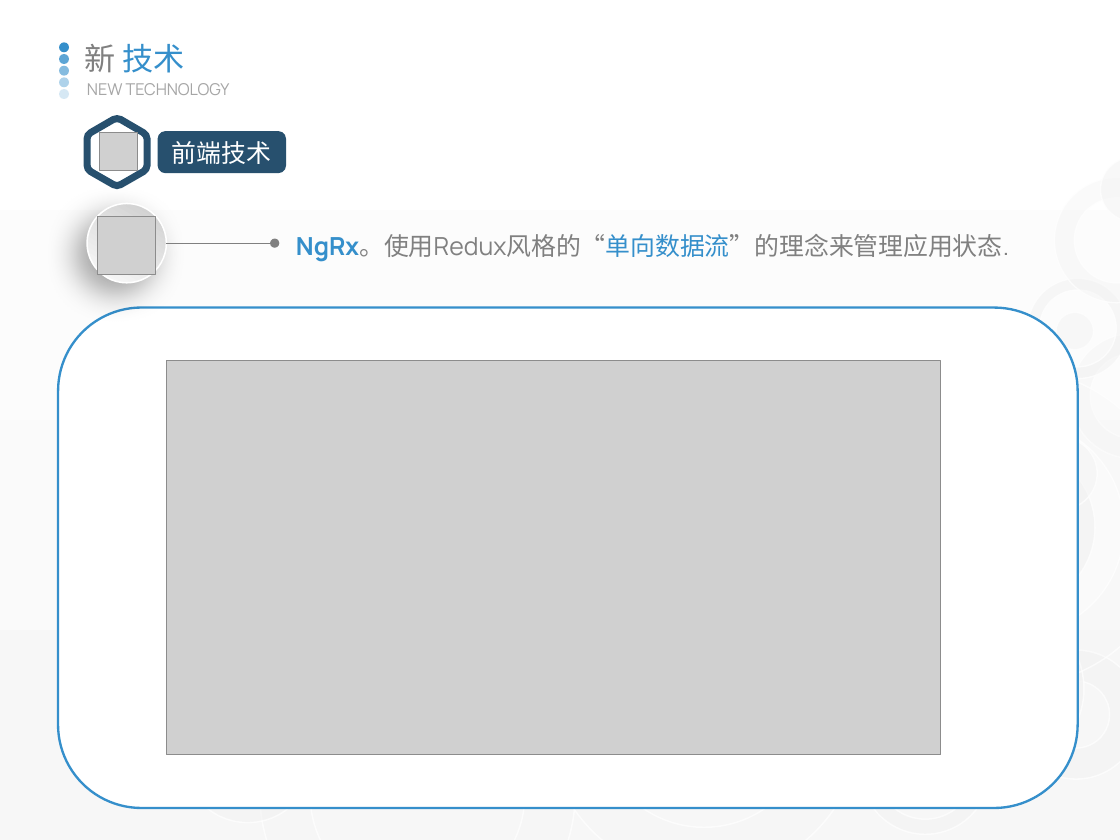
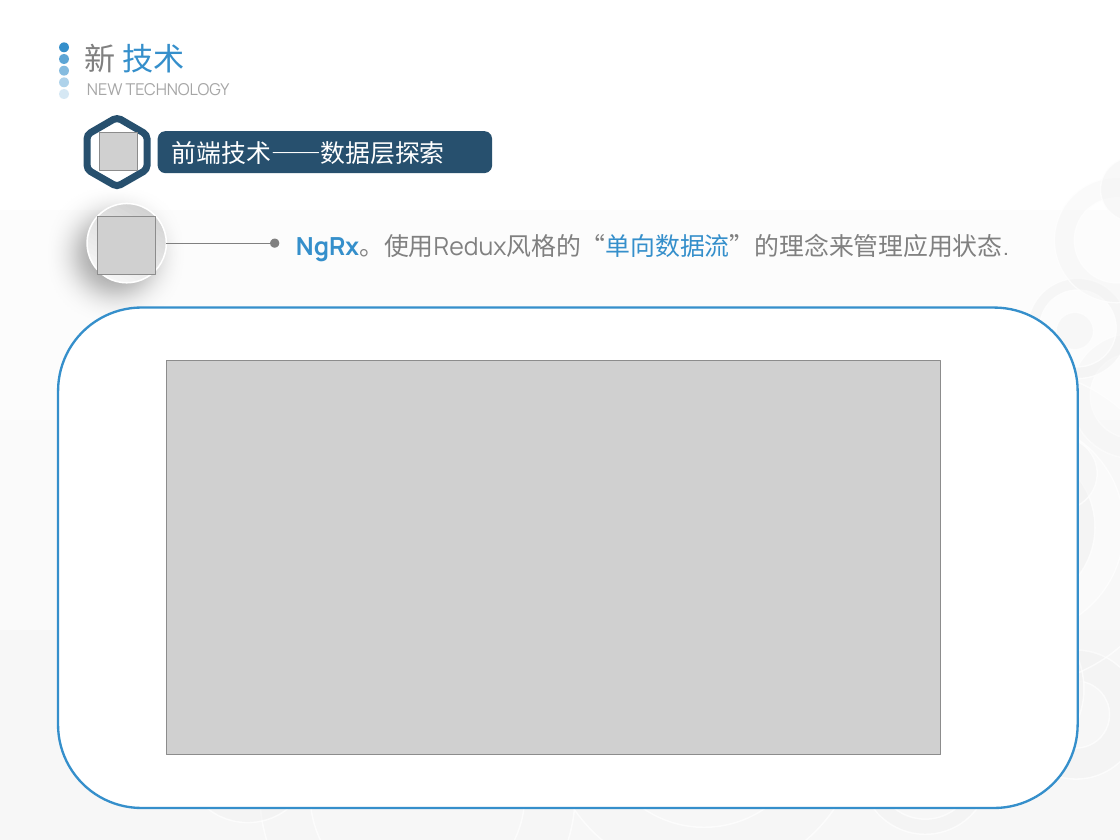
Before and after one commit to watermoonlx/presentation, a slide deck: slide 22 of [PO]PR Approval Control Panel.pptx. Drawn at 1120x840 pixels with LibreOffice and Linux fonts; fonts in the diff are those of the drawing; grey boxes stand for pictures. Boxes give left, top, right and bottom in pixels: in the first picture for what was removed or moved away, otherwise in the second. Text is boxed around its words. In the diff, an @@ line names an element or a change of style, - is before the commit and + after.

```diff
--- a/[PO]PR Approval Control Panel.pptx
+++ b/[PO]PR Approval Control Panel.pptx
@@ rounded rectangle "前端技术——数据层探索": place and size @@
-rounded rectangle "前端技术——数据层探索" at (159,132,286,171)
+rounded rectangle "前端技术——数据层探索" at (159,132,492,171)
@@ text in rounded rectangle at (172,141,445,164): text changed @@
-前端技术
+前端技术——数据层探索
```
Also in this commit, not shown: 3 other slides changed.
